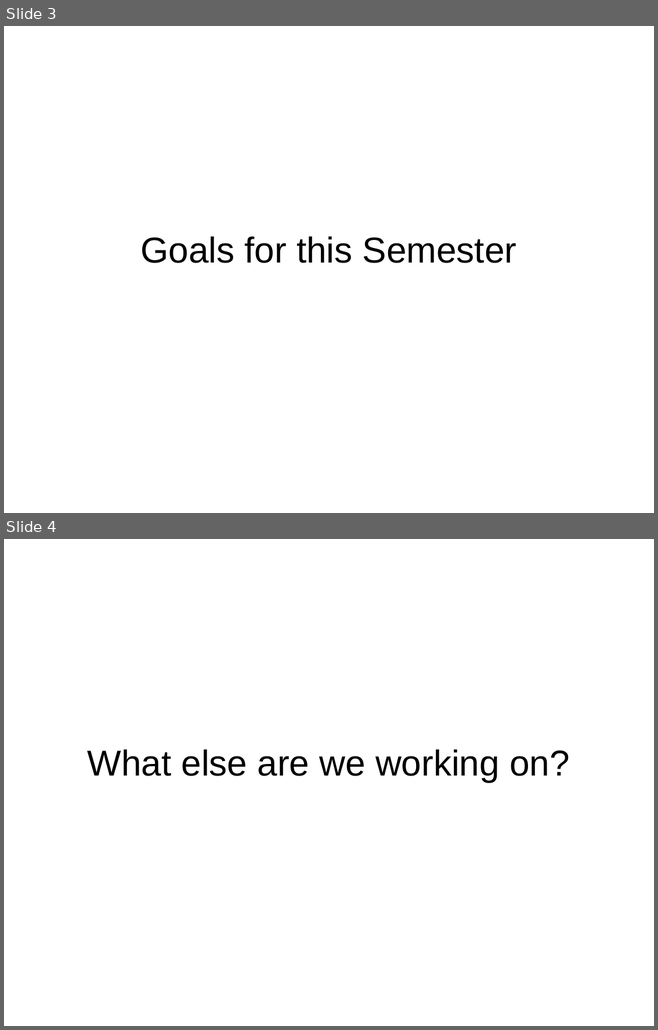
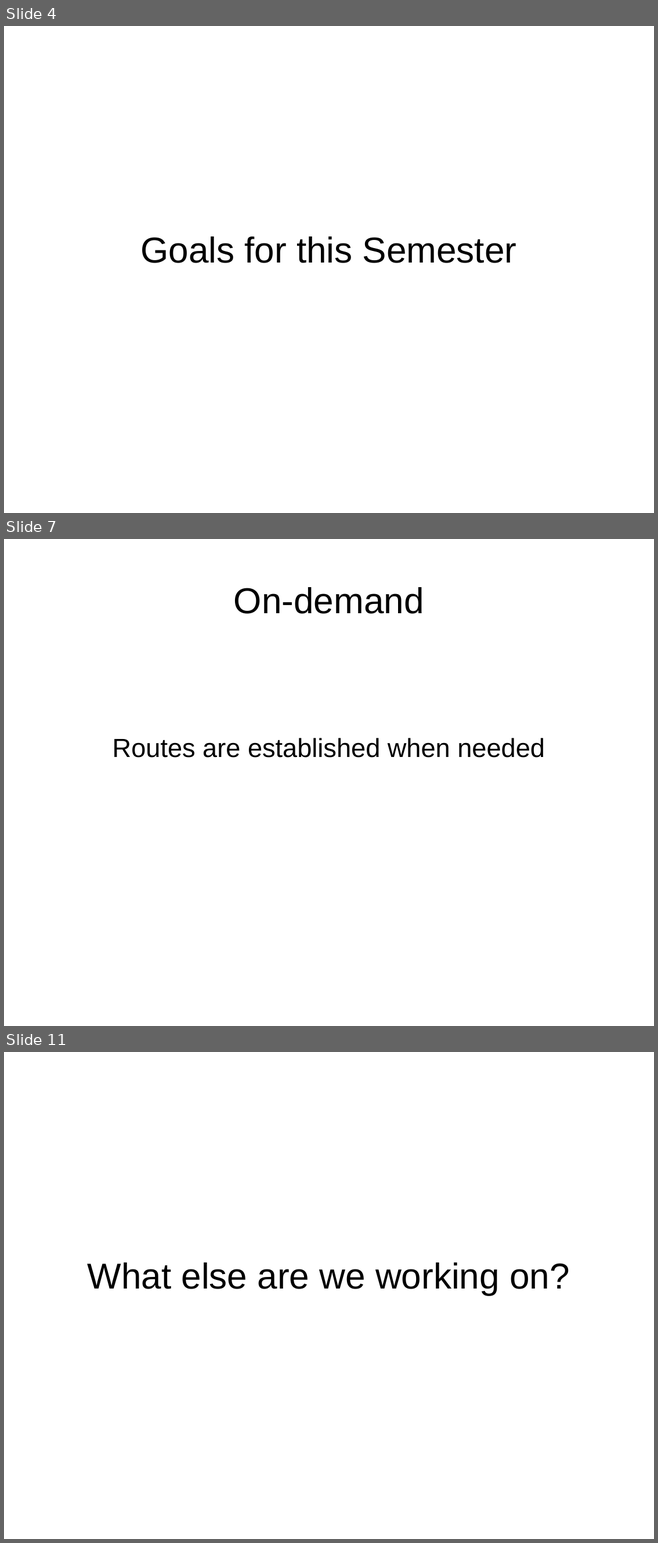
Before and after one commit to schnej7/Blue-Mesh, a slide deck: Presentations/RCOS_Presentation_2-5-2013.odp. Shown one above the other, each under a label of ours: slides 3 and 4 before the commit, slides 4, 7 and 11 after it; the slides between them are not shown. The pictures are 658x1030 and 658x1543 pixels, drawn with LibreOffice and Linux fonts; fonts in the diff are those of the drawing. Boxes give left, top, right and bottom in pixels: in the first picture for what was removed or moved away, otherwise in the second. Text is boxed around its words. In the diff, an @@ line names an element or a change of style, - is before the commit and + after.

```diff
--- a/Presentations/RCOS_Presentation_2-5-2013.odp
+++ b/Presentations/RCOS_Presentation_2-5-2013.odp
@@ slide 7 added at box(4, 539, 654, 1026), background #FFFFFF @@
@@ title added at box(234, 587, 424, 614), 44 pt, text #000000 @@
+On-demand
@@ subtitle added at box(112, 738, 545, 758), 32 pt, text #000000 @@
+Routes are established when needed
@@ what was slide 3 is now slide 4 @@
@@ what was slide 4 is now slide 11 @@
```
Also in this commit, not shown: 7 other slides added.
